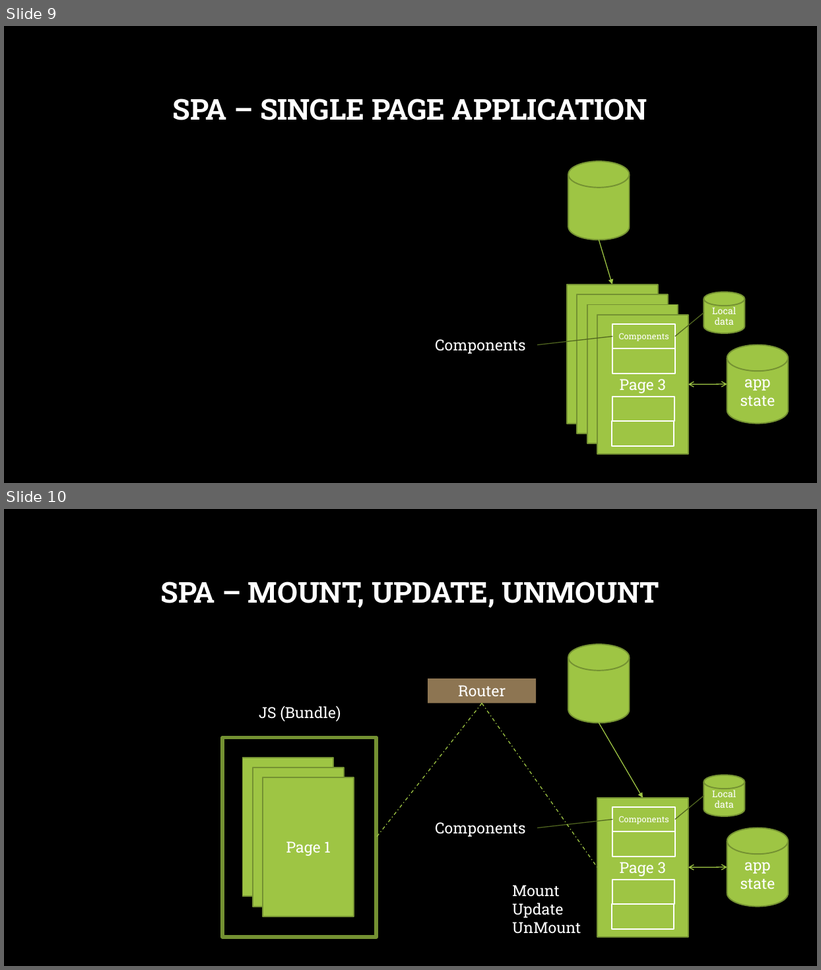
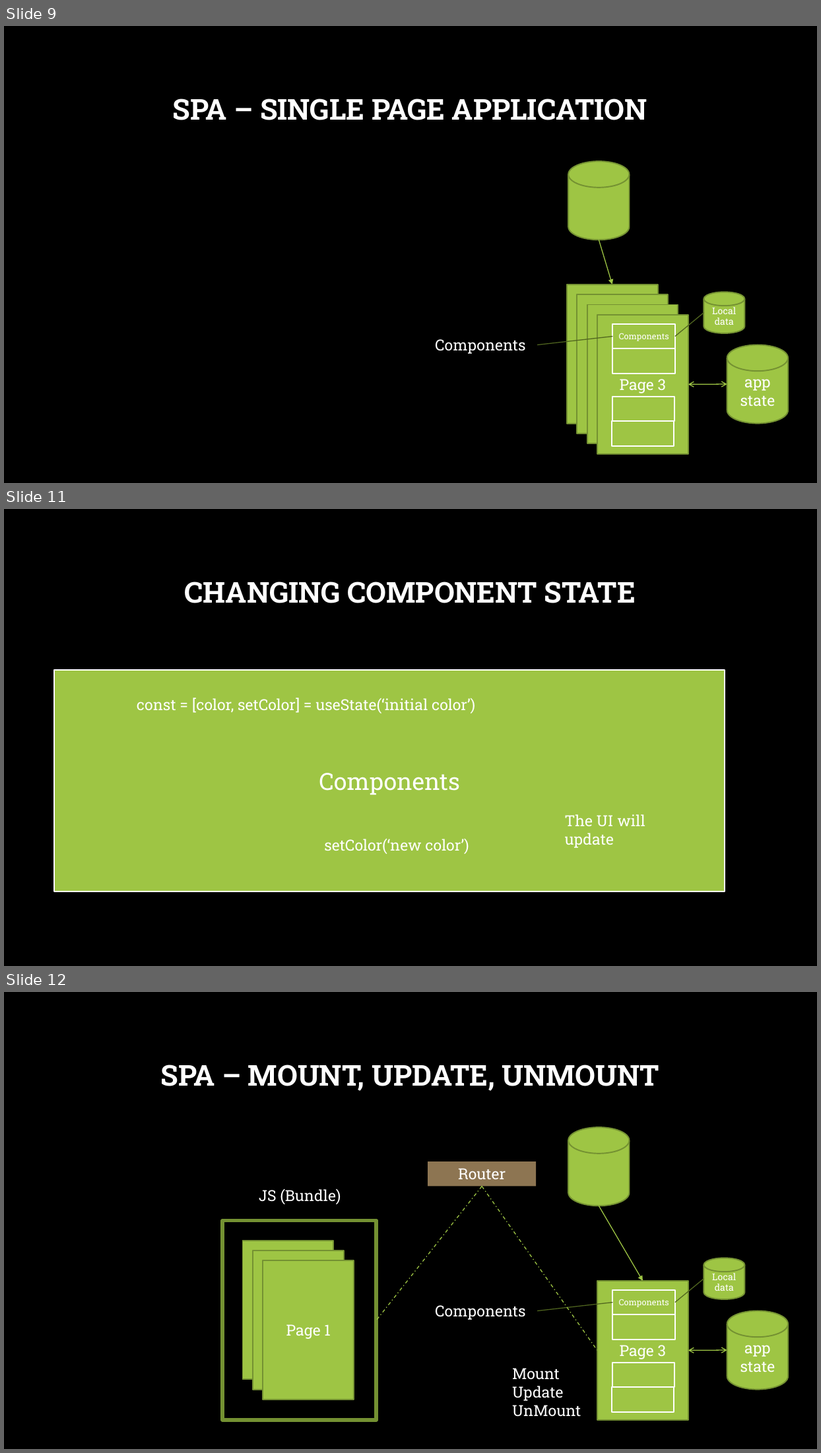
Before and after one commit to talyaron/full-stack, a slide deck: SPA/React/react.pptx. Shown one above the other, each under a label of ours: slides 9 and 10 before the commit, slides 9, 11 and 12 after it; the slides between them are not shown. The pictures are 821x970 and 821x1453 pixels, drawn with LibreOffice and Linux fonts; fonts in the diff are those of the drawing; background and template pictures are left out. Boxes give left, top, right and bottom in pixels: in the first picture for what was removed or moved away, otherwise in the second. Text is boxed around its words. In the diff, an @@ line names an element or a change of style, - is before the commit and + after.

```diff
--- a/SPA/React/react.pptx
+++ b/SPA/React/react.pptx
@@ slide 11 added at [4, 509, 817, 966], background picture (left out) @@
@@ title added at [185, 582, 636, 603], 34 pt, text #FFFFFF, bold @@
+CHANGING COMPONENT STATE
@@ rectangle added at [4, 649, 817, 966], fill #000000 at 50% opacity @@
@@ rectangle added at [55, 670, 725, 892], fill #9EC544, outline #FFFFFF 1.5 pt, 28 pt, text #FFFFFF @@
+Components
@@ text added at [137, 698, 475, 714], 18 pt, text #FFFFFF @@
+const = [color, setColor] = useState(‘initial color’)
@@ text added at [565, 815, 646, 848], 18 pt, text #FFFFFF @@
+The UI will update
@@ text added at [324, 839, 469, 854], 18 pt, text #FFFFFF @@
+setColor(‘new color’)
@@ what was slide 10 is now slide 12 @@
```
Also in this commit, not shown: 1 slide changed, 1 other slide added.
